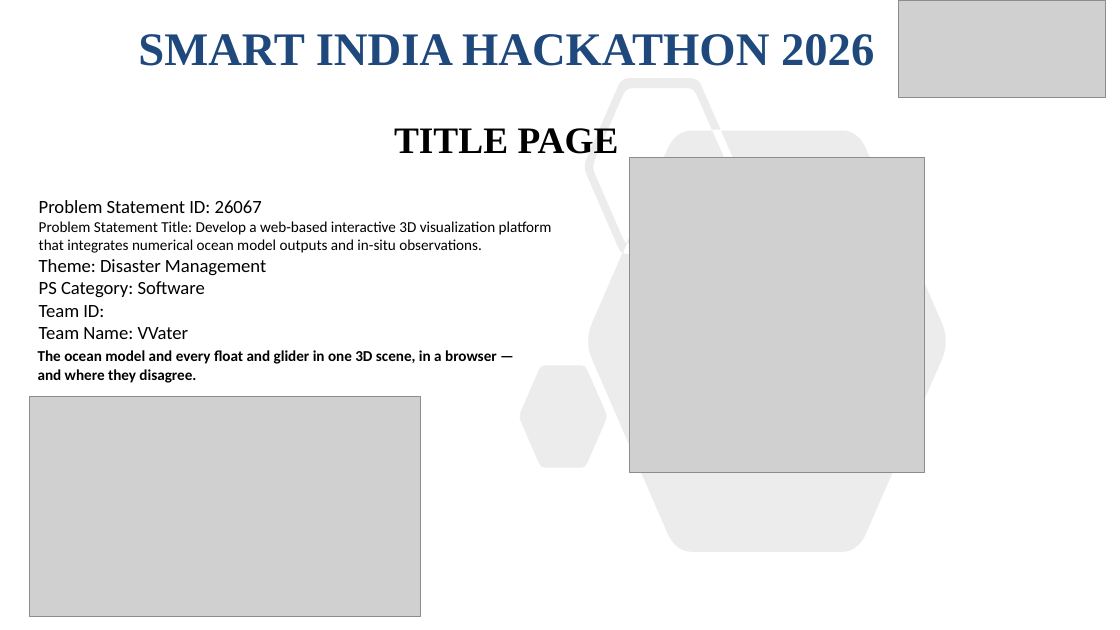
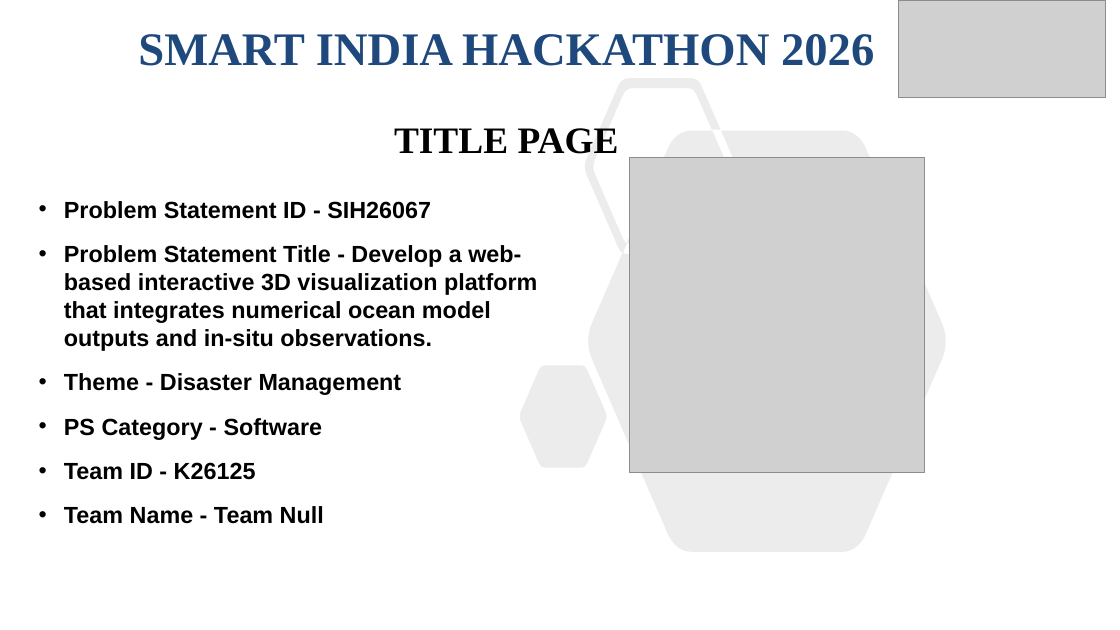
Before and after one commit to Kukyos/VVater, a slide deck: slide 1 of submission/sih/final/VVater-SIH2026.pptx. Drawn at 1120x630 pixels with LibreOffice and Linux fonts; fonts in the diff are those of the drawing; grey boxes stand for pictures. Boxes give left, top, right and bottom in pixels: in the first picture for what was removed or moved away, otherwise in the second. Text is boxed around its words. In the diff, an @@ line names an element or a change of style, - is before the commit and + after.

```diff
--- a/submission/sih/final/VVater-SIH2026.pptx
+++ b/submission/sih/final/VVater-SIH2026.pptx
@@ text at [64, 201, 537, 524]: text changed; size 13 to 20 pt; font Calibri to Arial; bold on @@
-Problem Statement ID: 26067
-Problem Statement Title: Develop a web-based interactive 3D visualization platform that integrates numerical ocean model outputs and in-situ observations.
-Theme: Disaster Management
-PS Category: Software
-Team ID:
-Team Name: VVater
+• Problem Statement ID - SIH26067
+• Problem Statement Title - Develop a web-based interactive 3D visualization platform that integrates numerical ocean model outputs and in-situ observations.
+• Theme - Disaster Management
+• PS Category - Software
+• Team ID - K26125
+• Team Name - Team Null
@@ text removed at [38, 350, 497, 383] @@
-The ocean model and every float and glider in one 3D scene, in a browser — and where they disagree.
@@ picture removed at [29, 397, 421, 617] @@
```
Also in this commit, not shown: 5 other slides changed, 8 other files.
